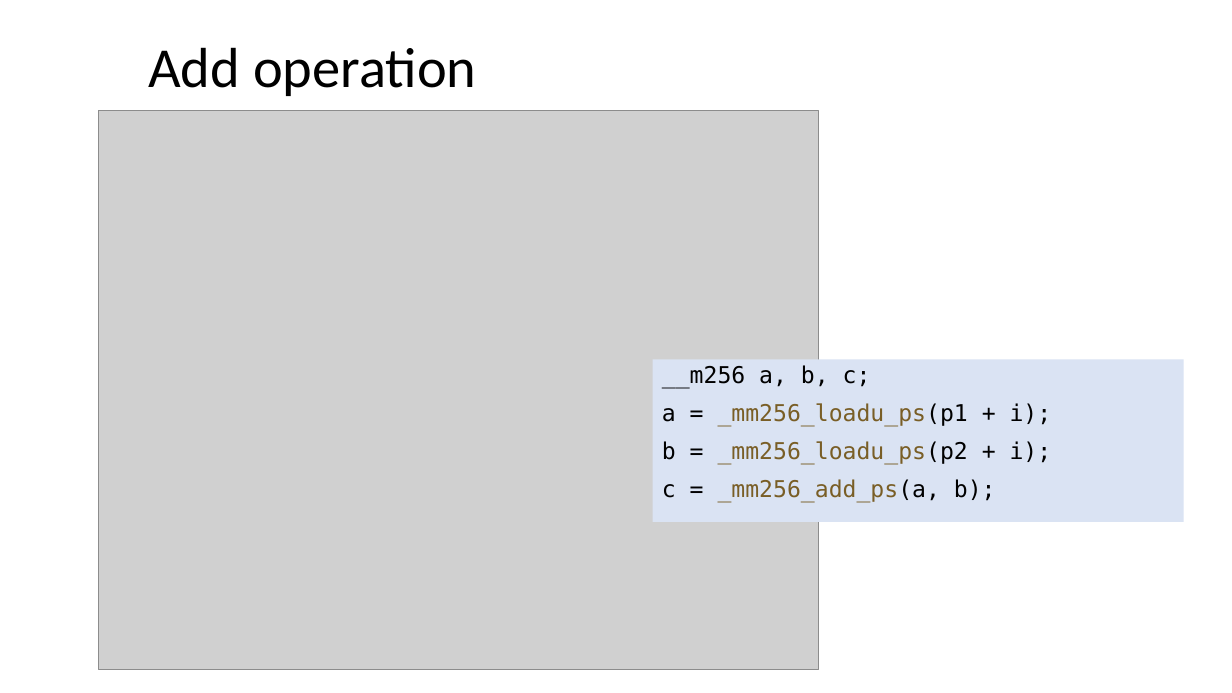
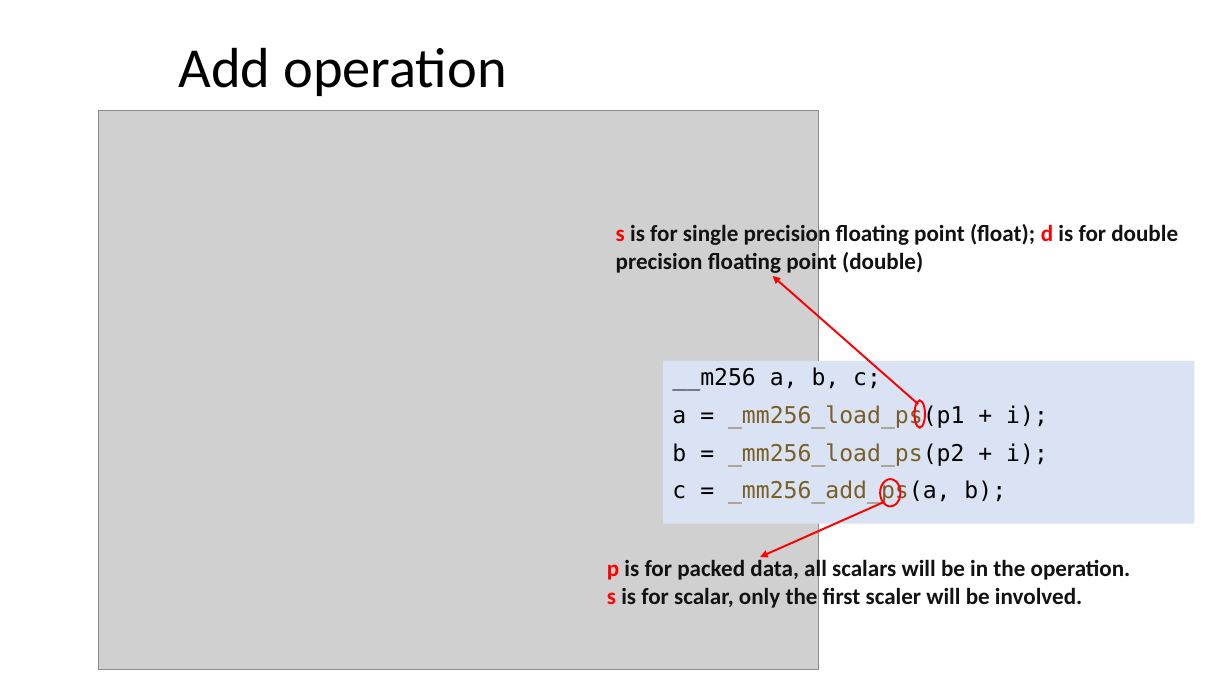
Before and after one commit to ShiqiYu/CPP, a slide deck: slide 6 of week08/Lab08.pptx. Drawn at 1232x693 pixels with LibreOffice and Linux fonts; fonts in the diff are those of the drawing; grey boxes stand for pictures; background and template pictures are left out. Boxes give left, top, right and bottom in pixels: in the first picture for what was removed or moved away, otherwise in the second. Text is boxed around its words. In the diff, an @@ line names an element or a change of style, - is before the commit and + after.

```diff
--- a/week08/Lab08.pptx
+++ b/week08/Lab08.pptx
@@ title "Add operation": place and size @@
-title "Add operation" at box(148, 47, 476, 96)
+title "Add operation" at box(179, 47, 506, 96)
@@ text added at box(616, 222, 1178, 276), 18 pt, text #121212, bold @@
+s is for single precision floating point (float); d is for double precision floating point (double)
@@ arrow added from (919, 404) to (773, 276), #FF0000 1.5 pt @@
@@ text "__m256 a, b, c;": place and size @@
-text "__m256 a, b, c;" at box(653, 360, 1184, 522)
+text "__m256 a, b, c;" at box(664, 361, 1195, 524)
@@ text at box(672, 404, 1048, 467): text changed @@
-a = _mm256_loadu_ps(p1 + i);
-b = _mm256_loadu_ps(p2 + i);
+a = _mm256_load_ps(p1 + i);
+b = _mm256_load_ps(p2 + i);
@@ ellipse added at box(915, 400, 925, 428), outline #FF0000 1.5 pt @@
@@ arrow added from (884, 503) to (761, 557), #FF0000 1.5 pt @@
@@ ellipse added at box(881, 480, 901, 507), outline #FF0000 1.5 pt @@
@@ text added at box(607, 557, 1131, 608), 18 pt, text #121212, bold @@
+p is for packed data, all scalars will be in the operation.
+s is for scalar, only the first scaler will be involved.
```
Also in this commit, not shown: 12 other slides changed, 11 slides added, 1 other file.
